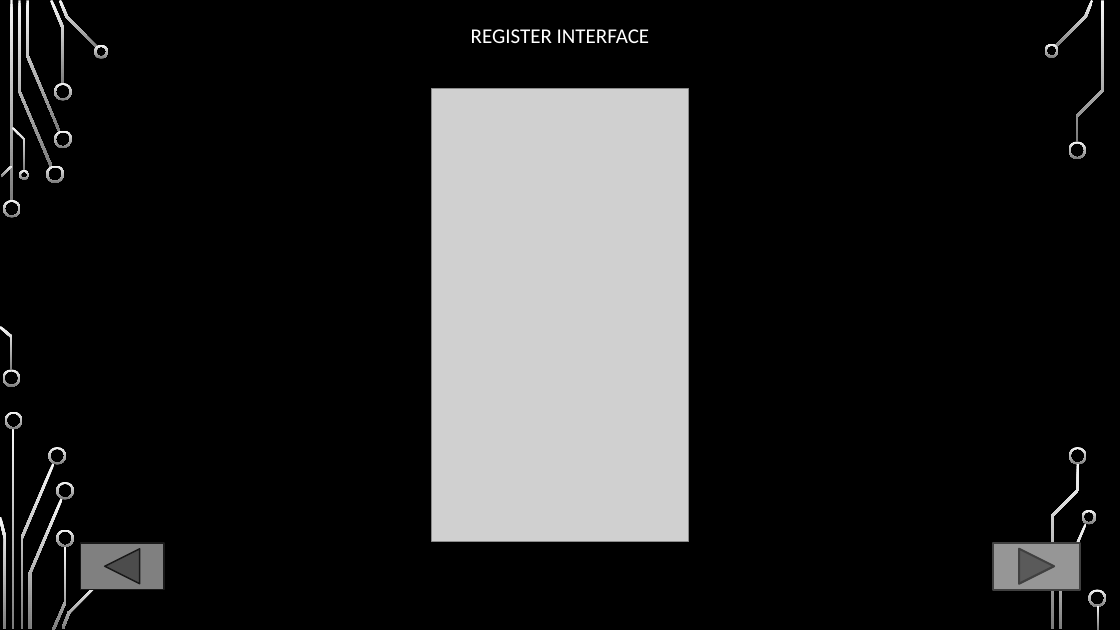
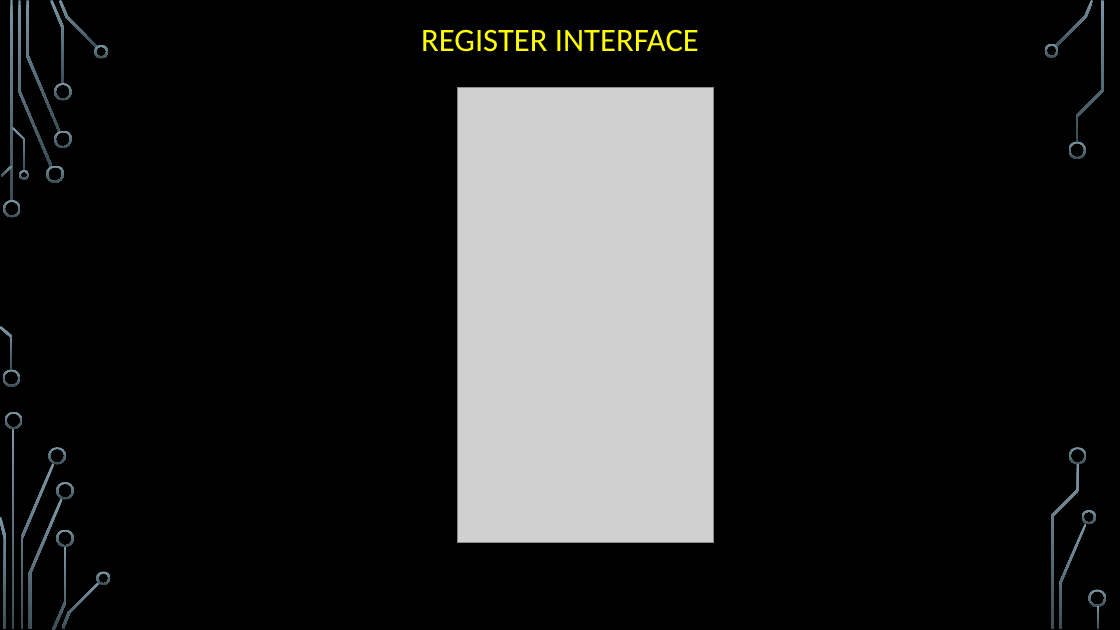
Before and after one commit to FarissAdnann/FYPGROUP2, a slide deck: slide 2 of Interface/INTERFACE.pptx (slide 3 before the commit). Drawn at 1120x630 pixels with LibreOffice and Linux fonts; fonts in the diff are those of the drawing; grey boxes stand for pictures; background and template pictures are left out. Boxes give left, top, right and bottom in pixels: in the first picture for what was removed or moved away, otherwise in the second. Text is boxed around its words. In the diff, an @@ line names an element or a change of style, - is before the commit and + after.

```diff
--- a/Interface/INTERFACE.pptx
+++ b/Interface/INTERFACE.pptx
@@ fill gradient #F8F8F8 to #7C7C7C to gradient #7C96A3 to #3B4C54 in 36 elements at box(3, 200, 21, 218), box(3, 370, 20, 387), box(18, 1, 52, 167), box(46, 166, 64, 183), box(26, 1, 60, 132), box(50, 0, 65, 84), box(54, 130, 71, 148), box(54, 83, 71, 101), box(59, 0, 97, 49), box(94, 45, 109, 58), box(1, 166, 13, 177), box(0, 326, 13, 371), box(12, 127, 25, 171), box(18, 170, 29, 180), box(13, 429, 15, 629), box(20, 463, 54, 628), box(5, 412, 23, 429), box(0, 517, 6, 628), box(49, 447, 66, 465), box(29, 498, 63, 629), box(52, 546, 66, 630), box(56, 482, 74, 500), box(56, 529, 74, 547), box(61, 581, 100, 629), box(97, 571, 111, 585), box(1055, 0, 1094, 47), box(1044, 44, 1059, 58), box(1069, 141, 1086, 159), box(1060, 523, 1087, 629), box(1082, 510, 1096, 524), box(1076, 1, 1104, 143), box(1070, 447, 1087, 465), box(1051, 464, 1080, 629), box(1089, 590, 1107, 607), box(1097, 606, 1100, 629), box(10, 1, 13, 202) @@
@@ text "REGISTER INTERFACE" at box(421, 29, 699, 52): size 18 to 28 pt, text colour #FFFFFF to #FFFF00 @@
@@ picture: place and size @@
-picture at box(432, 88, 688, 542)
+picture at box(458, 87, 714, 543)
@@ action button back previous removed at box(81, 543, 164, 590) @@
@@ action button forward next removed at box(994, 543, 1081, 590) @@
```
Also in this commit, not shown: 11 other slides changed, 1 slide added, 1 slide removed, 6 other files.
